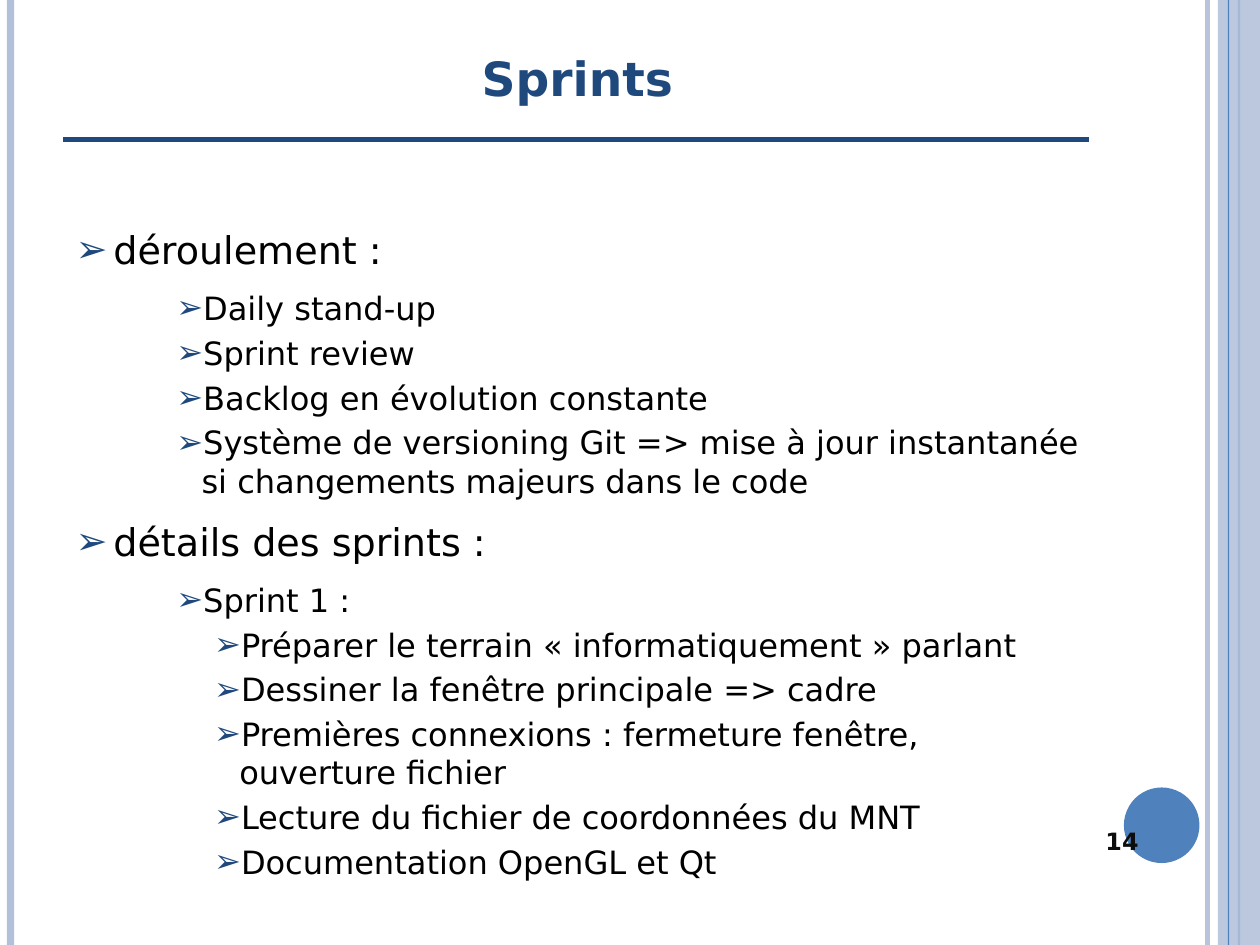
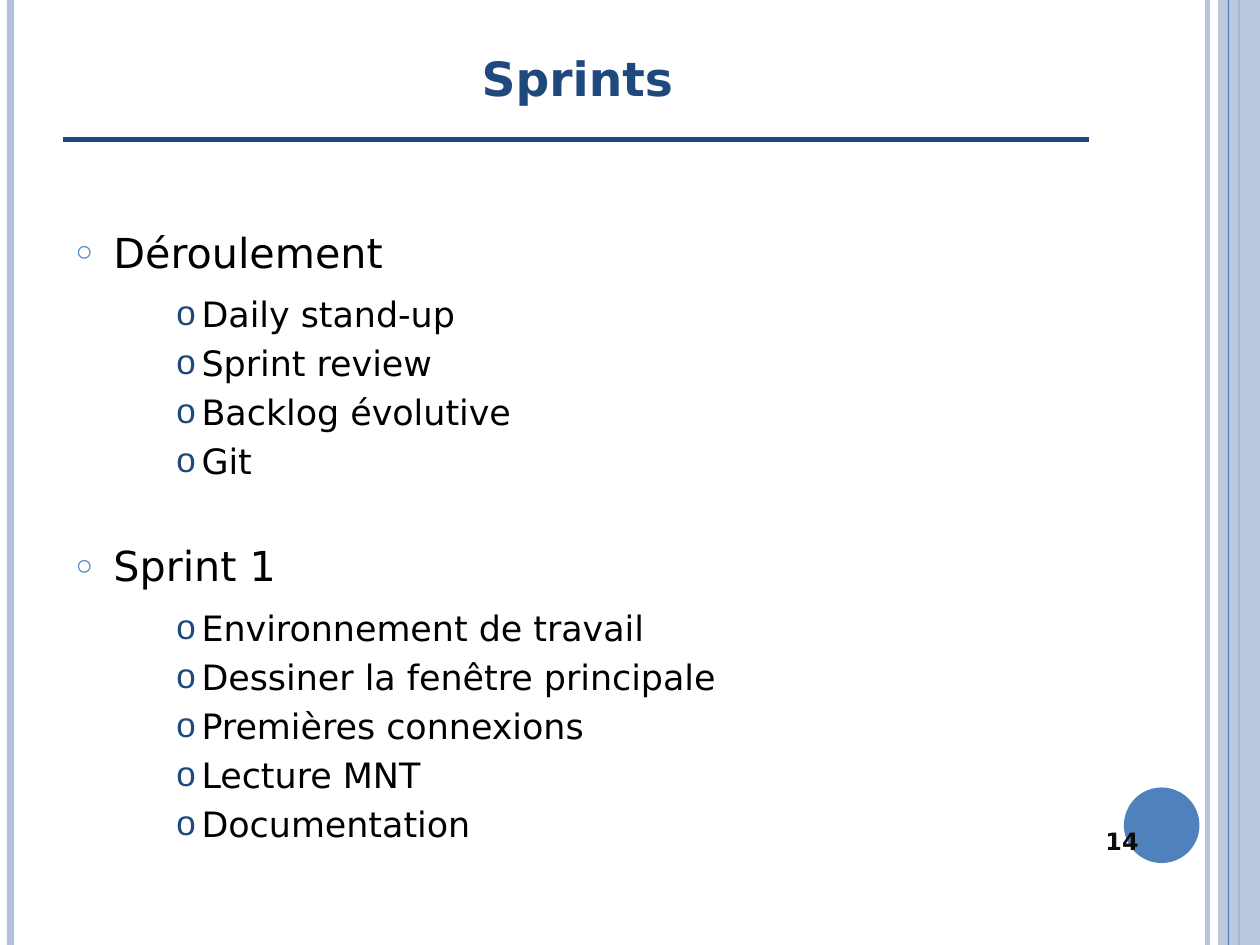
Before and after one commit to clemousse/megafi, a slide deck: slide 14 of doc/presentation.pptx. Drawn at 1260x945 pixels with LibreOffice and Linux fonts; fonts in the diff are those of the drawing; background and template pictures are left out. Boxes give left, top, right and bottom in pixels: in the first picture for what was removed or moved away, otherwise in the second. Text is boxed around its words. In the diff, an @@ line names an element or a change of style, - is before the commit and + after.

```diff
--- a/doc/presentation.pptx
+++ b/doc/presentation.pptx
@@ text at [113,235,382,269]: text changed; size 24 to 26 pt @@
-➢ déroulement :
+○ Déroulement
@@ text at [202,300,455,384]: size 20.1 to 22 pt in "Daily stand-up", "Sprint review"; bullet ➢ to o @@
@@ text at [113,397,716,838]: text changed; size 20.1 to 22 pt @@
-    ➢ Backlog en évolution constante
-    ➢ Système de versioning Git => mise à jour instantanée si changements majeurs dans le code
-➢ détails des sprints :
-    ➢ Sprint 1 :
-      ➢ Préparer le terrain « informatiquement » parlant
-      ➢ Dessiner la fenêtre principale => cadre
-      ➢ Premières connexions : fermeture fenêtre, ouverture fichier
-      ➢ Lecture du fichier de coordonnées du MNT
-      ➢ Documentation OpenGL et Qt
+    o Backlog évolutive
+    o Git
+○ Sprint 1
+    o Environnement de travail
+    o Dessiner la fenêtre principale
+    o Premières connexions
+    o Lecture MNT
+    o Documentation
```
Also in this commit, not shown: 3 other slides changed, 1 other file.
